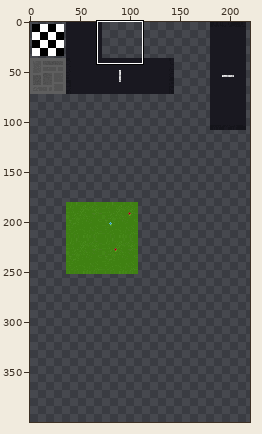
One commit to this sprite sheet: Sneaky Game/tilesets/tileset_outdoor_environments/output_tileset.png. The first picture is a wide view before the edit; the outline marks the close-up.
Close-up. Old version:
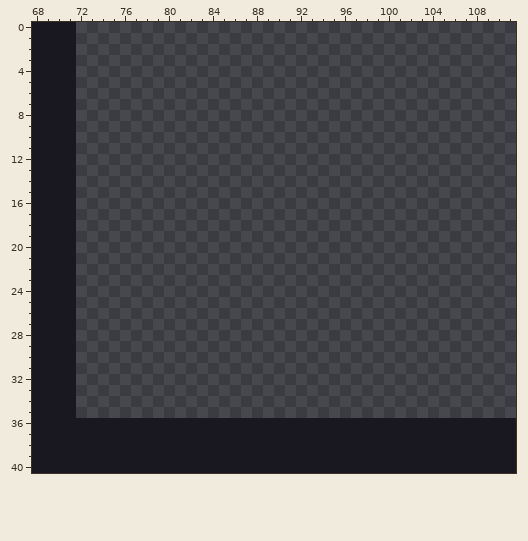
The file is 288x288 pixels. Colours within 5 levels of each other are drawn and written as one. Shown: x 68..111, y 0..40. The old version is drawn lined up with the new one, on the new canvas. The wide view leaves out empty margins. The commit also changed other parts of the picture, which this record leaves out.
New version:
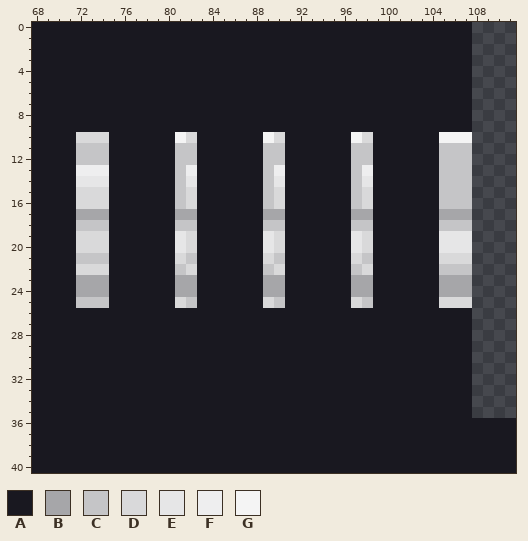
Palette (. is transparent): A #191820  B #a6a6a9  C #c5c5c7  D #d9d9da  E #e6e6e7  F #eeeeef  G #f4f4f4
Diff:
canvas 288x288 -> 576x576
y 0..9: x 72..107 .................................... -> AAAAAAAAAAAAAAAAAAAAAAAAAAAAAAAAAAAA
y 10: x 72..107 .................................... -> DDDAAAAAAGDAAAAAAGDAAAAAAGDAAAAAAGGG
y 11..12: x 72..107 .................................... -> CCCAAAAAACCAAAAAACCAAAAAACCAAAAAACCC
y 13: x 72..107 .................................... -> FFFAAAAAACFAAAAAACFAAAAAACFAAAAAACCC
y 14: x 72..107 .................................... -> EEEAAAAAACEAAAAAACEAAAAAACEAAAAAACCC
y 15..16: x 72..107 .................................... -> DDDAAAAAACDAAAAAACDAAAAAACDAAAAAACCC
y 17: x 72..107 .................................... -> BBBAAAAAABBAAAAAABBAAAAAABBAAAAAABBB
y 18: x 72..107 .................................... -> CCCAAAAAACCAAAAAACCAAAAAACCAAAAAACCC
y 19..20: x 72..107 .................................... -> DDDAAAAAAEDAAAAAAEDAAAAAAEDAAAAAAEEE
y 21: x 72..107 .................................... -> CCCAAAAAADCAAAAAADCAAAAAADCAAAAAADDD
y 22: x 72..107 .................................... -> DDDAAAAAACDAAAAAACDAAAAAACDAAAAAACCC
y 23..24: x 72..107 .................................... -> BBBAAAAAABBAAAAAABBAAAAAABBAAAAAABBB
y 25: x 72..107 .................................... -> CCCAAAAAADCAAAAAADCAAAAAADCAAAAAADDD
y 26..35: x 72..107 .................................... -> AAAAAAAAAAAAAAAAAAAAAAAAAAAAAAAAAAAA
Boxes around the changes in both close-ups, in picture pixels (x1, y1, x2, y2):
added: (76, 22, 472, 418)
